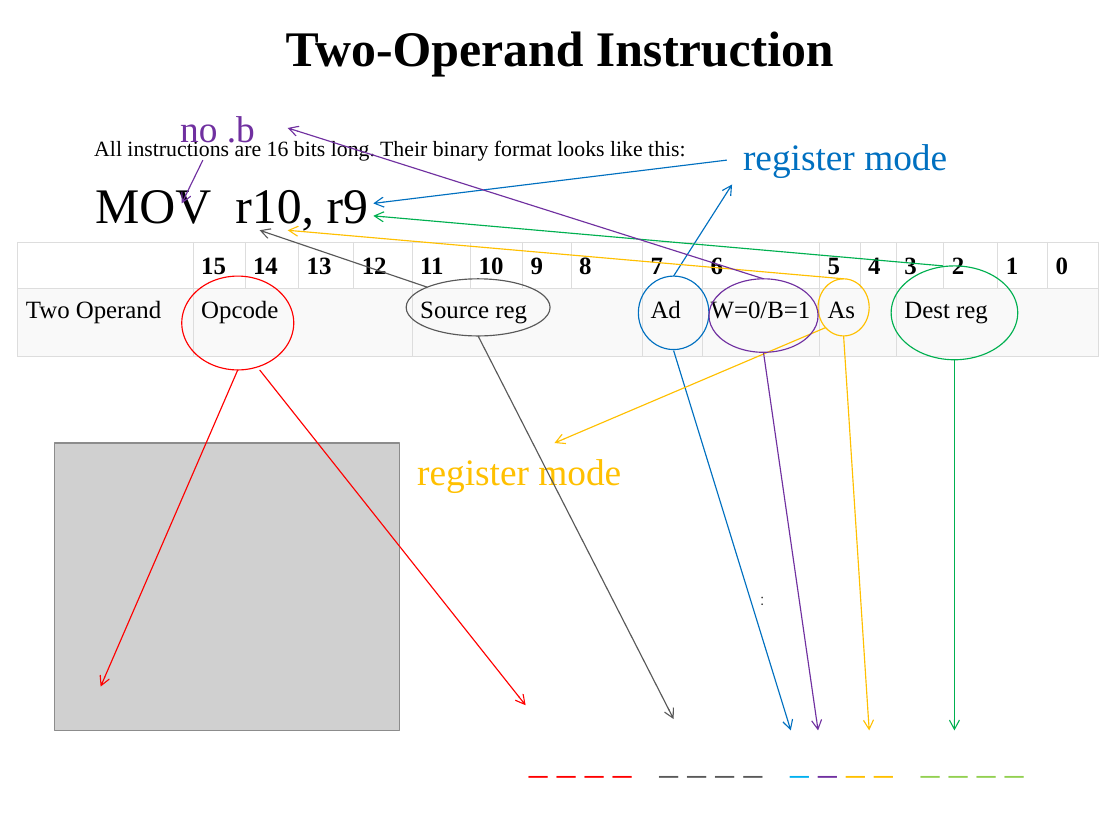
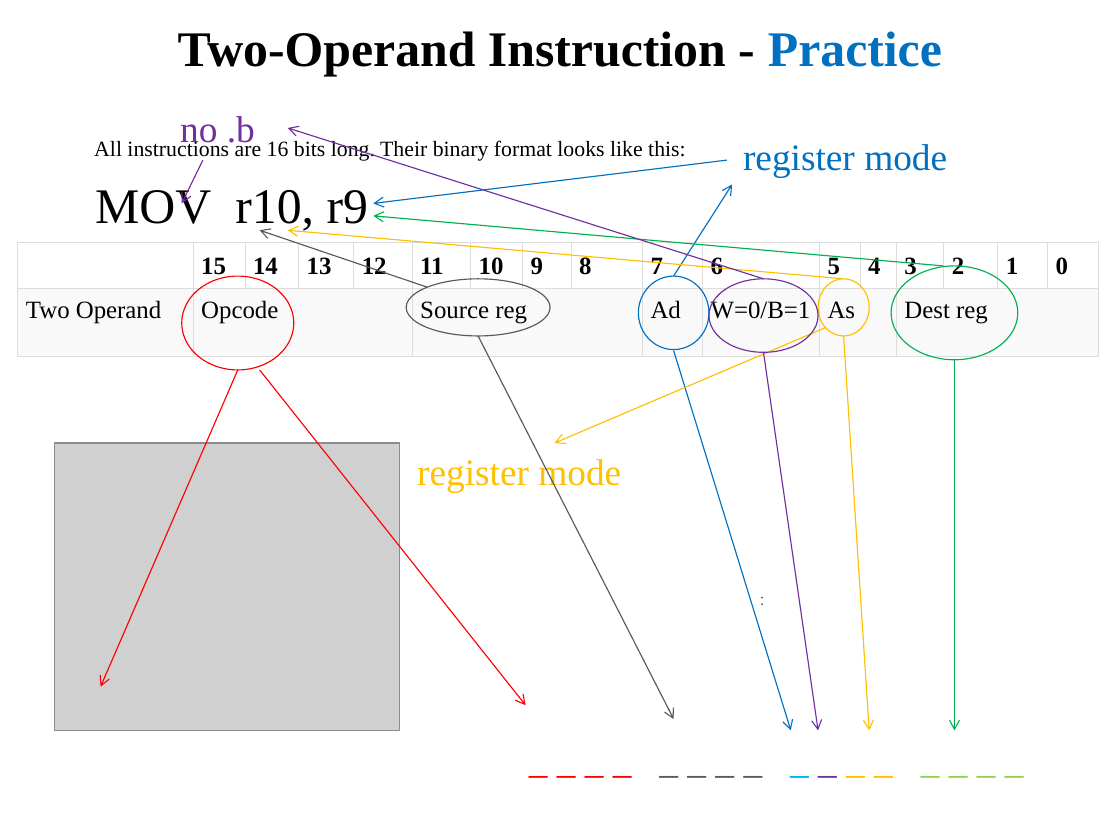
Before and after one commit to pw4rn3r/ECE382, a slide deck: slide 28 of notes/L3/Lsn3.pptx (slide 22 before the commit). Drawn at 1120x840 pixels with LibreOffice and Linux fonts; fonts in the diff are those of the drawing; grey boxes stand for pictures. Boxes give left, top, right and bottom in pixels: in the first picture for what was removed or moved away, otherwise in the second. Text is boxed around its words. In the diff, an @@ line names an element or a change of style, - is before the commit and + after.

```diff
--- a/notes/L3/Lsn3.pptx
+++ b/notes/L3/Lsn3.pptx
@@ title at [178,31,942,76]: text changed @@
-Two-Operand Instruction
+Two-Operand Instruction - Practice
```
Also in this commit, not shown: 12 other slides changed, 6 slides added, 4 other files.
